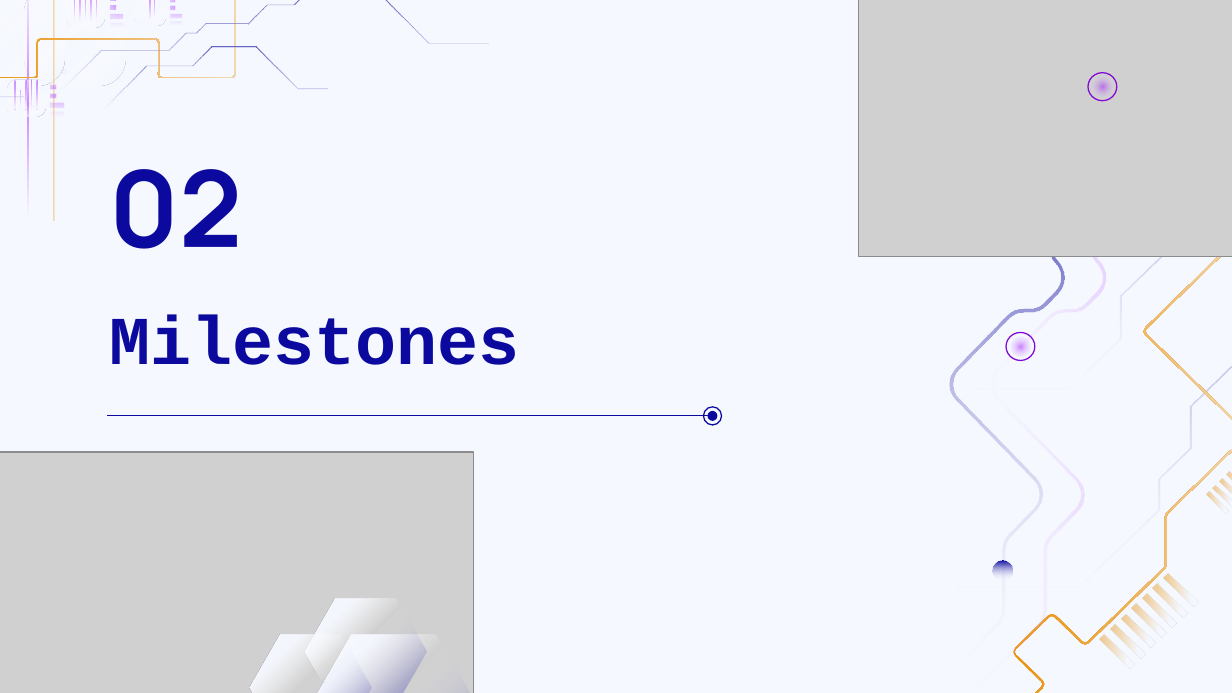
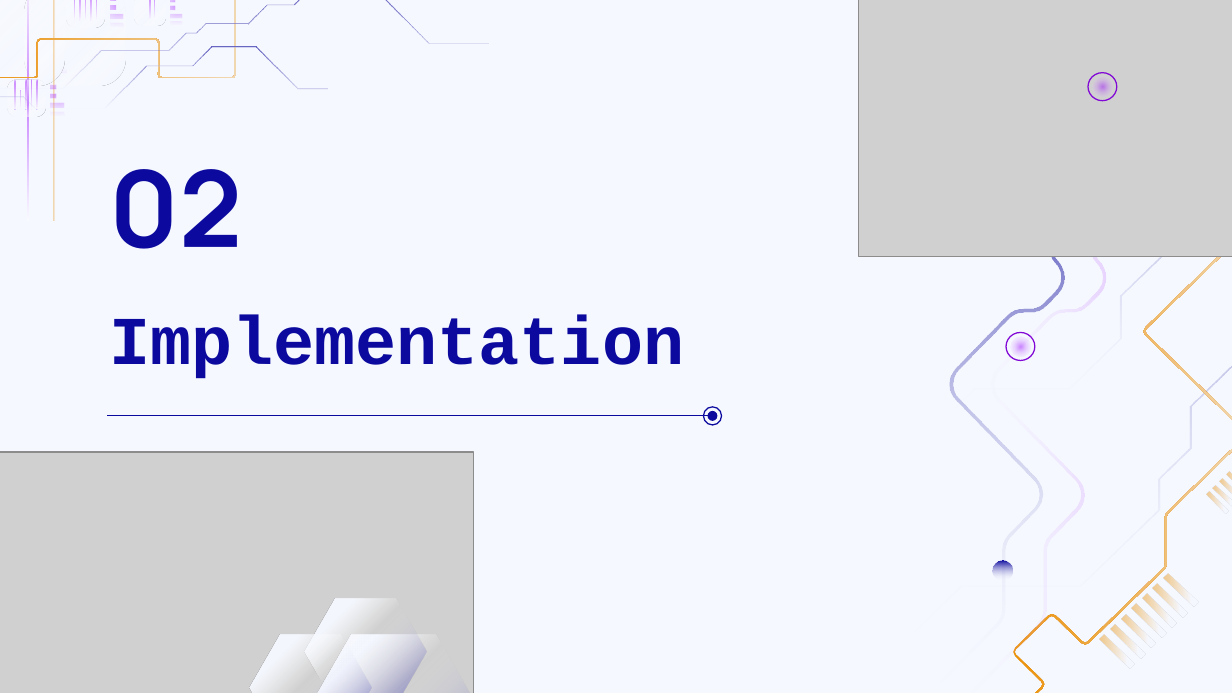
Before and after one commit to Irisi99/SAT4J-API-Fuzzing, a slide deck: slide 9 of Slides.pptx (slide 7 before the commit). Drawn at 1232x693 pixels with LibreOffice and Linux fonts; fonts in the diff are those of the drawing; grey boxes stand for pictures. Boxes give left, top, right and bottom in pixels: in the first picture for what was removed or moved away, otherwise in the second. Text is boxed around its words. In the diff, an @@ line names an element or a change of style, - is before the commit and + after.

```diff
--- a/Slides.pptx
+++ b/Slides.pptx
@@ title at [109, 315, 684, 379]: text changed @@
-Milestones
+Implementation
```
Also in this commit, not shown: 15 other slides changed, 14 slides added, 5 slides removed.
